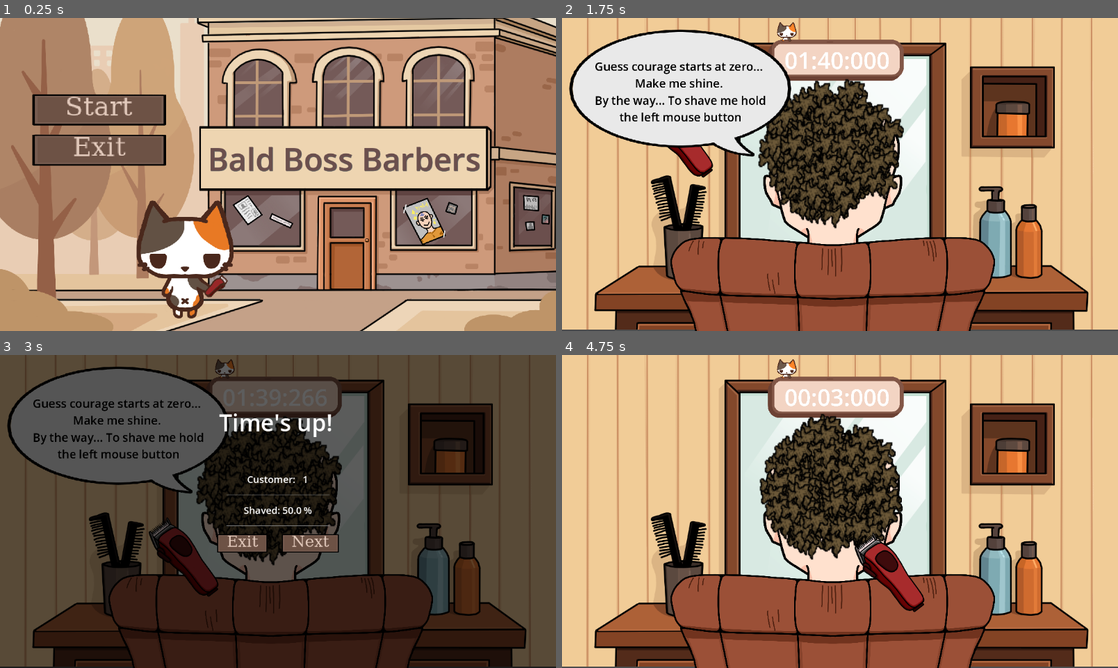
Above: before the commit, frames 1-4 (two rows, left to right).
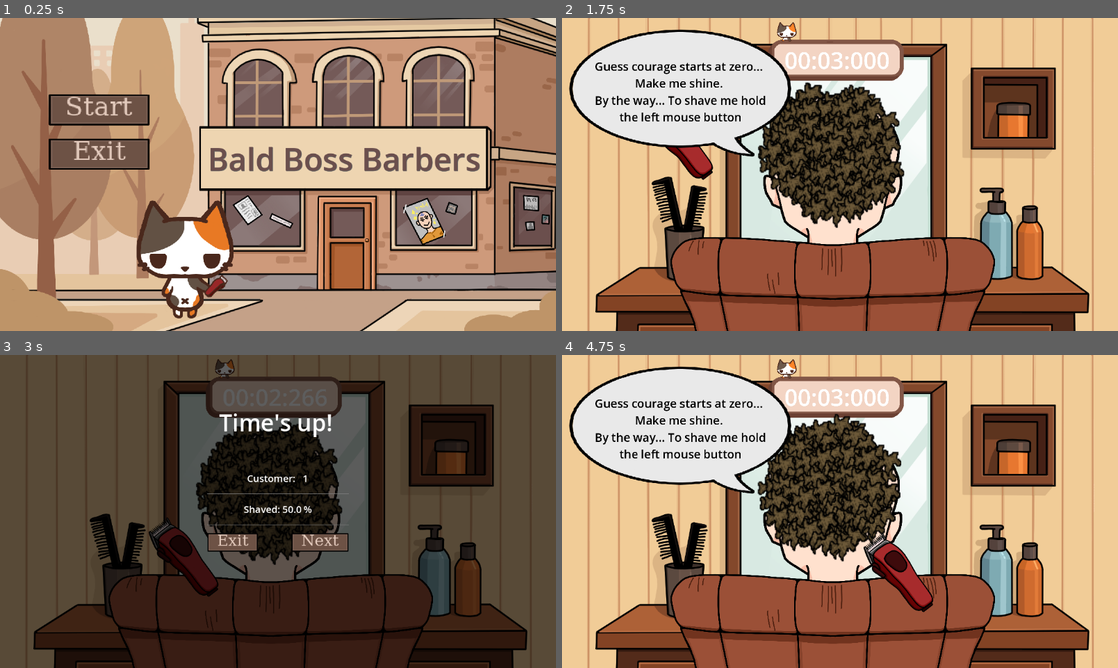
Above: after the commit, the same moments.

Repository: Warreign/fortune-favors-the-bold
Game: Godot game, scene res://MainMenu/MainMenu.tscn
The game is run twice, just before and just after one commit, with the same random seed, the same clock (stepped at 60 frames per second) and the same inputs.
Inputs (mouse positions are in pixels of both pictures, inside the frame that each line leads up to):
- Up to frame 1 (0.25 s): no input
- Up to frame 2 (1.75 s): click "Start" at 0.5 s; click "Start" at 1.25 s
- Up to frame 3 (3 s): tap Enter at 2 s; move the mouse to (400, 495) at 2.02 s; tap Space (start_shaving) at 2.1 s; move the mouse to (166, 527) at 2.77 s; tap G (_end_level) at 2.85 s
- Up to frame 4 (4.75 s): tap Space (start_shaving) at 3.05 s; click "Next" at 3.5 s; click "Next" at 4.25 s

The runs differ from the first frame. In frame 1, 2.2% of the frame differs, in the area x 5-30%, y 24-49%; in frame 2, 15%; in frame 3, 17%; in frame 4, 27%, in the area x 0-100%, y 0-100%.

Commit message:
bembelem

Diff:
--- a/Levels/Customer.gd
+++ b/General/Customer.gd
@@ -2,6 +2,8 @@
 
 const pause_widget_path: String = "res://General/PauseMenu.tscn"
 const level_end_widget_path: String = "res://General/LevelEnd.tscn"
+
+@onready var text_bubble: TextBubble = $TextBubble
 
 @export var customer_number: int = 0
 
@@ -47,4 +49,5 @@
 	is_paused = true;
 
 func start_game() -> void:
-	$HairGroom.launch_game();
+	$HairGroom.launch_game()
+	text_bubble.hide()
--- /dev/null
+++ b/General/Customer.tscn
@@ -0,0 +1,19 @@
+[gd_scene load_steps=4 format=3 uid="uid://4sngsrvaboha"]
+
+[ext_resource type="Script" uid="uid://bc5wc0glnq37g" path="res://General/Customer.gd" id="1_q872d"]
+[ext_resource type="PackedScene" uid="uid://dn2le3mwahtax" path="res://Scenes/HairGroom.tscn" id="2_38708"]
+[ext_resource type="PackedScene" uid="uid://dyqfu107xsew7" path="res://General/TextBubble.tscn" id="3_42y3a"]
+
+[node name="Customer" type="Node2D"]
+script = ExtResource("1_q872d")
+customer_number = 1
+
+[node name="HairGroom" parent="." instance=ExtResource("2_38708")]
+
+[node name="ThinkTimer" parent="HairGroom/HairSpawner" index="0"]
+wait_time = 3.0
+one_shot = true
+
+[node name="TextBubble" parent="." instance=ExtResource("3_42y3a")]
+
+[editable path="HairGroom"]
--- a/General/TextBubble.gd
+++ b/General/TextBubble.gd
@@ -1,4 +1,7 @@
+class_name TextBubble
 extends CanvasLayer
+
+@export var bubble_text: String
 
 func set_bubble_text(text: String) -> void:
 	$Control/Text.set_text(text)
--- a/General/ui_theme.tres
+++ b/General/ui_theme.tres
@@ -8,30 +8,34 @@
 font_names = PackedStringArray("Cursive")
 
 [sub_resource type="StyleBoxTexture" id="StyleBoxTexture_iby16"]
+content_margin_left = 20.0
+content_margin_right = 20.0
+content_margin_bottom = 5.0
 texture = ExtResource("1_ediru")
 region_rect = Rect2(85, 99, 428, 168)
+modulate_color = Color(0.41, 0.41, 0.41, 1)
 
 [sub_resource type="StyleBoxEmpty" id="StyleBoxEmpty_1iuu4"]
 
 [sub_resource type="StyleBoxTexture" id="StyleBoxTexture_1iuu4"]
+content_margin_left = 20.0
+content_margin_right = 20.0
+content_margin_bottom = 5.0
 texture = ExtResource("1_cm6sn")
-expand_margin_left = 20.0
-expand_margin_right = 20.0
-expand_margin_bottom = 5.0
 region_rect = Rect2(85, 98.919205, 428.1397, 168.16844)
 
 [sub_resource type="StyleBoxTexture" id="StyleBoxTexture_cm6sn"]
+content_margin_left = 20.0
+content_margin_right = 20.0
+content_margin_bottom = 5.0
 texture = ExtResource("1_ediru")
-expand_margin_left = 20.0
-expand_margin_right = 20.0
-expand_margin_bottom = 5.0
 region_rect = Rect2(84.59308, 99.215294, 428.99158, 168.02298)
 
 [sub_resource type="StyleBoxTexture" id="StyleBoxTexture_c65qe"]
+content_margin_left = 20.0
+content_margin_right = 20.0
+content_margin_bottom = 5.0
 texture = ExtResource("3_1iuu4")
-expand_margin_left = 20.0
-expand_margin_right = 20.0
-expand_margin_bottom = 5.0
 region_rect = Rect2(85, 100, 429, 167)
 
 [resource]
--- a/Levels/Customer0.tscn
+++ /dev/null
@@ -1,13 +0,0 @@
-[gd_scene load_steps=4 format=3 uid="uid://4sngsrvaboha"]
-
-[ext_resource type="Script" uid="uid://bc5wc0glnq37g" path="res://Levels/Customer.gd" id="1_penn8"]
-[ext_resource type="PackedScene" uid="uid://dn2le3mwahtax" path="res://Scenes/HairGroom.tscn" id="2_sujt6"]
-[ext_resource type="PackedScene" uid="uid://dyqfu107xsew7" path="res://General/TextBubble.tscn" id="3_wujd7"]
-
-[node name="Customer0" type="Node2D"]
-script = ExtResource("1_penn8")
-customer_number = 1
-
-[node name="HairGroom" parent="." instance=ExtResource("2_sujt6")]
-
-[node name="TextBubble" parent="." instance=ExtResource("3_wujd7")]
--- a/Levels/Customer1.tscn
+++ b/Levels/Customer1.tscn
@@ -1,16 +1,7 @@
-[gd_scene load_steps=3 format=3 uid="uid://d3alfiefarihq"]
+[gd_scene load_steps=2 format=3 uid="uid://c1mo6ajejrja1"]
 
-[ext_resource type="Script" uid="uid://bc5wc0glnq37g" path="res://Levels/Customer.gd" id="1_tp26c"]
-[ext_resource type="PackedScene" uid="uid://dn2le3mwahtax" path="res://Scenes/HairGroom.tscn" id="2_mghn3"]
+[ext_resource type="PackedScene" uid="uid://4sngsrvaboha" path="res://General/Customer.tscn" id="1_cvxm2"]
 
-[node name="Customer1" type="Node2D"]
-script = ExtResource("1_tp26c")
-customer_number = 1
-
-[node name="HairGroom" parent="." instance=ExtResource("2_mghn3")]
-
-[node name="ThinkTimer" parent="HairGroom/HairSpawner" index="0"]
-wait_time = 3.0
-one_shot = true
+[node name="Customer" instance=ExtResource("1_cvxm2")]
 
 [editable path="HairGroom"]
--- /dev/null
+++ b/Levels/customer2.tscn
@@ -0,0 +1,8 @@
+[gd_scene load_steps=2 format=3 uid="uid://dytv1arrqoy2i"]
+
+[ext_resource type="PackedScene" uid="uid://4sngsrvaboha" path="res://General/Customer.tscn" id="1_mr0qp"]
+
+[node name="Customer" instance=ExtResource("1_mr0qp")]
+customer_number = 2
+
+[editable path="HairGroom"]
--- a/MainMenu/MainMenu.gd
+++ b/MainMenu/MainMenu.gd
@@ -4,8 +4,10 @@
 func _ready() -> void:
 	SceneLoader.set_configuration({
 		"scenes": {
-			"customer1": "res://Levels/Customer0.tscn",
-			"customer2": "res://Levels/Customer1.tscn",
+			"customer1": "res://Levels/customer1.tscn",
+			"customer2": "res://Levels/customer2.tscn",
+			"customer3": "res://Levels/customer3.tscn",
+			"customer4": "res://Levels/customer4.tscn",
 			"main_menu": "res://MainMenu/MainMenu.tscn"
 		},
 		"path_to_progress_bar": "Container/ProgressBar",
--- a/Scenes/HairGroom.tscn
+++ b/Scenes/HairGroom.tscn
@@ -20,10 +20,14 @@
 [node name="HairGroom" type="Node2D"]
 script = ExtResource("1_ove2h")
 
-[node name="BackgroundShaveGame" type="Sprite2D" parent="."]
-position = Vector2(575.49976, 321.50012)
+[node name="BackgroundShaveGame" type="TextureRect" parent="."]
+offset_right = 1920.0
+offset_bottom = 1081.6692
 scale = Vector2(0.6015623, 0.5990741)
+size_flags_horizontal = 3
+size_flags_vertical = 3
 texture = ExtResource("1_0nlrr")
+expand_mode = 2
 
 [node name="Head" type="Control" parent="."]
 layout_mode = 3
Renamed: Levels/Customer.gd.uid -> General/Customer.gd.uid
